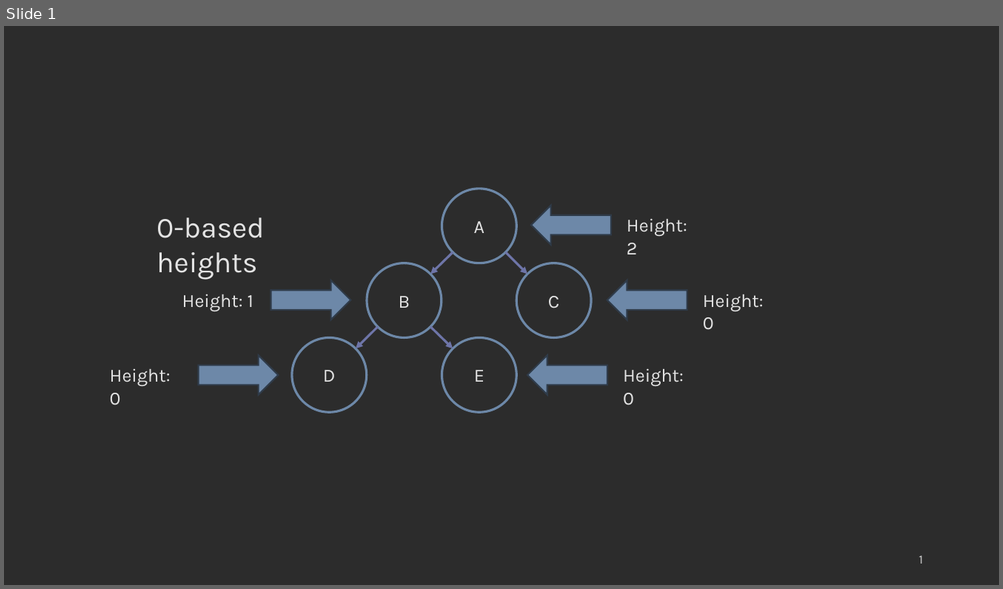
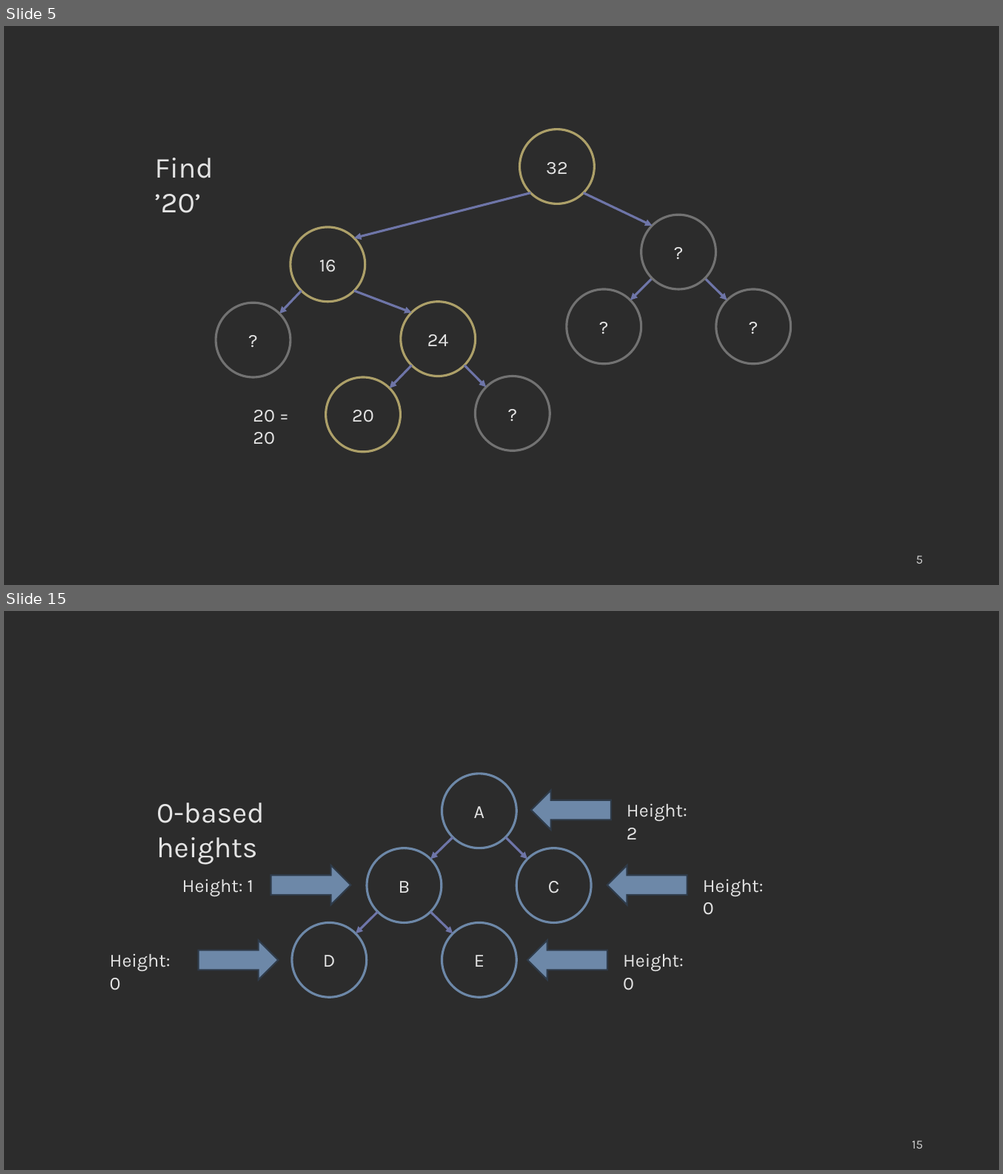
Before and after one commit to COP3530/edugator-content, a slide deck: trees/trees/images-ppt.pptx. Shown one above the other, each under a label of ours: slide 1 before the commit, slides 5 and 15 after it; the slides between them are not shown. The pictures are 1003x589 and 1003x1174 pixels, drawn with LibreOffice and Linux fonts; fonts in the diff are those of the drawing. Boxes give left, top, right and bottom in pixels: in the first picture for what was removed or moved away, otherwise in the second. Text is boxed around its words. In the diff, an @@ line names an element or a change of style, - is before the commit and + after.

```diff
--- a/trees/trees/images-ppt.pptx
+++ b/trees/trees/images-ppt.pptx
@@ slide 5 added at <box>4,26,999,585</box>, background #2C2C2C @@
@@ ellipse added at <box>520,130,595,204</box>, outline #ADA069 2.25 pt, 18 pt, text #E4E4E4 @@
+32
@@ text added at <box>155,158,213,213</box>, 28 pt, text #E4E4E4 @@
+Find ’20’
@@ arrow added from (531, 193) to (354, 238), #6E75A8 2.25 pt @@
@@ arrow added from (583, 193) to (652, 226), #6E75A8 2.25 pt @@
@@ ellipse added at <box>641,215,716,289</box>, outline #727272 2.25 pt, 18 pt, text #E4E4E4 @@
+?
@@ ellipse added at <box>290,227,365,302</box>, outline #ADA069 2.25 pt, 18 pt, text #E4E4E4 @@
+16
@@ arrow added from (301, 291) to (279, 314), #6E75A8 2.25 pt @@
@@ arrow added from (354, 291) to (412, 312), #6E75A8 2.25 pt @@
@@ ellipse added at <box>566,289,641,364</box>, outline #727272 2.25 pt, 18 pt, text #E4E4E4 @@
+?
@@ arrow added from (652, 279) to (630, 301), #6E75A8 2.25 pt @@
@@ arrow added from (705, 279) to (727, 301), #6E75A8 2.25 pt @@
@@ ellipse added at <box>716,289,791,364</box>, outline #727272 2.25 pt, 18 pt, text #E4E4E4 @@
+?
@@ ellipse added at <box>216,303,290,378</box>, outline #727272 2.25 pt, 18 pt, text #E4E4E4 @@
+?
@@ ellipse added at <box>401,302,475,377</box>, outline #ADA069 2.25 pt, 18 pt, text #E4E4E4 @@
+24
@@ ellipse added at <box>326,378,400,452</box>, outline #ADA069 2.25 pt, 18 pt, text #E4E4E4 @@
+20
@@ arrow added from (412, 366) to (390, 389), #6E75A8 2.25 pt @@
@@ arrow added from (464, 366) to (486, 387), #6E75A8 2.25 pt @@
@@ ellipse added at <box>475,377,549,452</box>, outline #727272 2.25 pt, 18 pt, text #E4E4E4 @@
+?
@@ text added at <box>253,410,275,445</box>, 18 pt, text #E4E4E4 @@
+20 = 20
@@ page number added at <box>916,556,922,564</box>, 12 pt, text #D1D1D1 @@
+5
@@ what was slide 1 is now slide 15 @@
@@ page number at <box>911,1141,922,1149</box>: text changed @@
-1
+15
```
Also in this commit, not shown: 13 other slides added, 11 other files.
